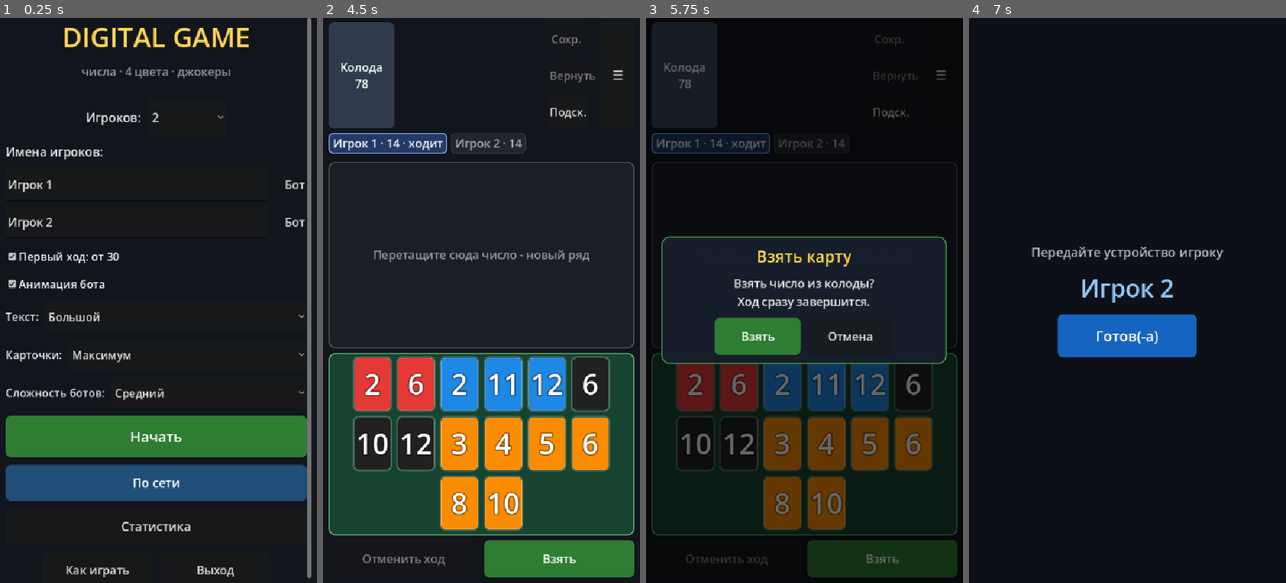
Above: before the commit, frames 1-4 (left to right).
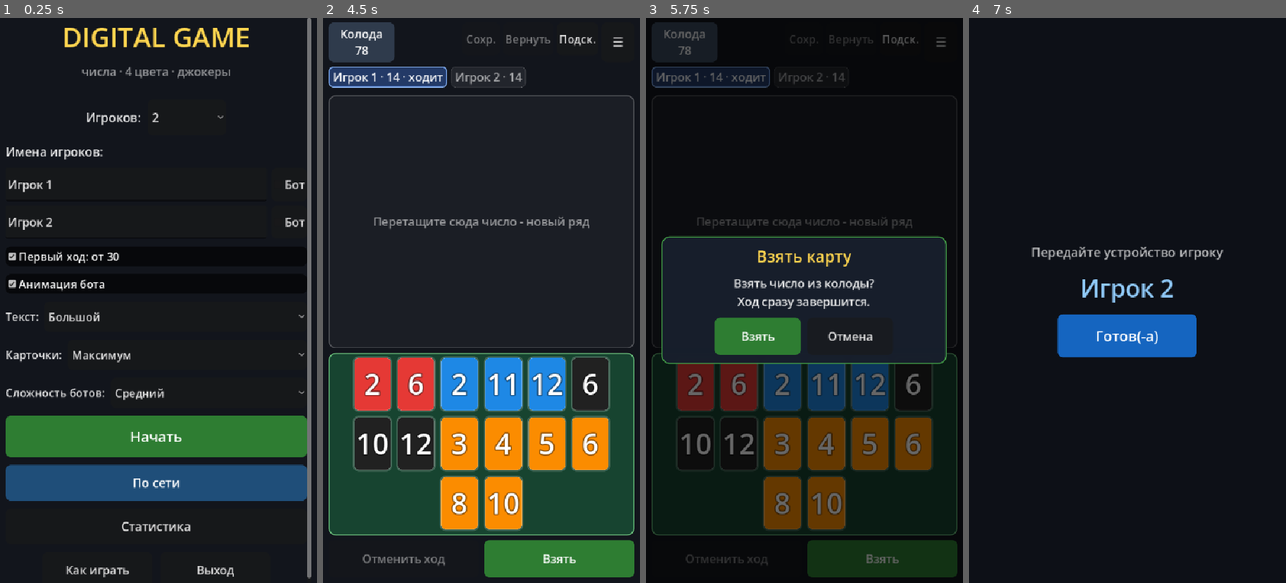
Above: after the commit, the same moments.

Repository: victor-osipov-dev/digital_game
Game: Godot game, scene res://scenes/main_menu.tscn
The game is run twice, just before and just after one commit, with the same random seed, the same clock (stepped at 60 frames per second) and the same inputs.
Inputs:
- Up to frame 1 (0.25 s): no input
- Up to frame 2 (4.5 s): click "Начать" at 0.5 s; click "Колода 78" at 1.25 s; click "Подск." at 2 s; click "☰" at 2.75 s; click "Взять" at 3.5 s; click "Готов(-а)" at 4.25 s
- Up to frame 3 (5.75 s): click "Колода 78" at 5 s
- Up to frame 4 (7 s): click "Взять" at 5.75 s; click "Колода 77" at 6.5 s

The runs differ from the first frame. In frame 2, 7.0% of the frame differs, in the area x 1-99%, y 2-59%; in frame 3, 3.8%; in frame 4, nothing differs.

Commit message:
Частые кнопки горизонтально + единый стиль кнопок
- частые кнопки всегда в строке и всегда в одну линию: если не
  влезают даже без редких, шрифт ужимается (высота та же) — на
  телефоне три компактные кнопки вместо столбика; ширина ряда
  задана явно суммой кнопок, вложенный Flow не схлопывается
- единообразие: общая тема UiTheme клонирует дефолтные стильбоксы
  движка и правит только радиус (10) — цвета и шрифты не трогает;
  подключена в меню, лобби и игре
- регрессия: компакт-режим на узком экране, аудит радиуса всех
  кнопок трёх сцен

Co-Authored-By: Claude Opus 5 (1M context) <noreply@anthropic.com>

Diff:
--- a/scripts/ui/game.gd
+++ b/scripts/ui/game.gd
@@ -9,6 +9,7 @@
 # редактора и на новом файле отстаёт — см. «Identifier "ScrollDrag" not
 # declared in the current scope».
 const ScrollDragClass := preload("res://scripts/ui/scroll_drag.gd")
+const UiThemeClass := preload("res://scripts/ui/ui_theme.gd")
 # Черновик стола шлём повторно, пока ход не завершён, — иначе соперник
 # с потерянным пакетом или вошедший посреди хода увидит пустой стол.
 const DRAFT_RESEND_MS := 3000
@@ -57,6 +58,7 @@
 var _settings_rows: Array = []
 var _top_actions: FlowContainer = null
 var _top_action_buttons: Array = []
+var _top_pinned: Array = []
 var _top_overflow: Array = []
 var _burger_btn: Button = null
 var _burger_panel: PanelContainer = null
@@ -184,6 +186,8 @@
 
 func _build_ui() -> void:
 	set_anchors_and_offsets_preset(Control.PRESET_FULL_RECT)
+	# Единый вид кнопок (скругление 10) — дальше по дереву наследуют все.
+	theme = UiThemeClass.shared()
 
 	var bg := ColorRect.new()
 	bg.color = Color("12151C")
@@ -274,6 +278,7 @@
 	]
 	# Частые кнопки живут в строке всегда и в бургер не уезжают:
 	# прятать «Сохранить»/«Вернуть»/«Подсказку» за тремя тапами нельзя.
+	_top_pinned = [cp_save_btn, cp_restore_btn, hint_btn]
 	_top_overflow = [help_btn, settings_btn, menu_btn]
 	_burger_btn = Button.new()
 	_burger_btn.text = "☰"
@@ -680,11 +685,24 @@
 		return
 	for btn in _top_action_buttons:
 		(btn as Button).text = String((btn as Button).get_meta("short_text"))
+		(btn as Button).add_theme_font_size_override("font_size", Settings.fs(15))
 	var have := maxf(get_viewport_rect().size.x - 20.0, 200.0)
-	var need := deck_button.get_combined_minimum_size().x
+	var deck_need := deck_button.get_combined_minimum_size().x
+	var need := deck_need
 	for btn in _top_action_buttons:
 		need += 6.0 + _top_button_need(btn as Button)
 	var collapse := need > have
+	# Частые кнопки всегда в строке и всегда горизонтально: если они
+	# не влезают даже без редких, ужимаем шрифт (высоту не трогаем) —
+	# на телефоне три компактные кнопки лучше столбика.
+	if collapse:
+		var need_pinned := deck_need + 6.0 + 60.0
+		for b in _top_pinned:
+			need_pinned += 6.0 + _top_button_need(b as Button)
+		if need_pinned > have:
+			for b in _top_pinned:
+				(b as Button).add_theme_font_size_override("font_size",
+					mini(Settings.fs(15), 14))
 	for btn in _top_action_buttons:
 		var b := btn as Button
 		var in_overflow := _top_overflow.has(b)
@@ -701,6 +719,19 @@
 			target.add_child(b)
 	_top_actions.visible = true
 	_burger_btn.visible = collapse
+	# Ширину ряда задаём явно суммой кнопок: вложенный FlowContainer сам
+	# ужался бы до одной кнопки, и частые снова встали бы столбиком.
+	var row_w := 0.0
+	var first_in_row := true
+	for ch in _top_actions.get_children():
+		var c := ch as Control
+		if c == null:
+			continue
+		row_w += c.get_combined_minimum_size().x
+		if not first_in_row:
+			row_w += 6.0
+		first_in_row = false
+	_top_actions.custom_minimum_size = Vector2(row_w, 0)
 	var was_collapsed := _top_collapsed
 	_top_collapsed = collapse
 	if not collapse:
--- a/scripts/ui/main_menu.gd
+++ b/scripts/ui/main_menu.gd
@@ -4,6 +4,8 @@
 # кэша редактора, а на новом файле кэш отстаёт — см. ошибку
 # «Identifier "ScrollDrag" not declared».
 const ScrollDragClass := preload("res://scripts/ui/scroll_drag.gd")
+# preload, а не class_name: см. комментарий выше про кэш редактора.
+const UiThemeClass := preload("res://scripts/ui/ui_theme.gd")
 
 var count_option: OptionButton = null
 var names_box: VBoxContainer = null
@@ -150,6 +152,8 @@
 
 func _build_ui() -> void:
 	set_anchors_and_offsets_preset(Control.PRESET_FULL_RECT)
+	# Единый вид кнопок (скругление 10) — дальше по дереву наследуют все.
+	theme = UiThemeClass.shared()
 
 	var bg := ColorRect.new()
 	bg.color = Color("12151C")
--- a/scripts/ui/online_lobby.gd
+++ b/scripts/ui/online_lobby.gd
@@ -10,6 +10,9 @@
 #
 # Кто где настоящий: сервер держит партию, здесь мы только спрашиваем
 # «что там» и отправляем «хочу».
+# preload, а не class_name: глобальный список классов читается из кэша
+# редактора и на новом файле отстаёт.
+const UiThemeClass := preload("res://scripts/ui/ui_theme.gd")
 
 # Комнат на странице списка: строкам с названиями нужно место, а
 # страница не резиновая — остальное листается пагинацией.
@@ -1286,6 +1289,8 @@
 	if _overlay != null:
 		return
 	set_anchors_and_offsets_preset(Control.PRESET_FULL_RECT)
+	# Единый вид кнопок (скругление 10) — дальше по дереву наследуют все.
+	theme = UiThemeClass.shared()
 	visible = false
 	mouse_filter = Control.MOUSE_FILTER_STOP
 
--- /dev/null
+++ b/scripts/ui/ui_theme.gd
@@ -0,0 +1,36 @@
+extends RefCounted
+
+# Единый вид кнопок: одно скругление везде. Цвета и шрифты тема не
+# трогает (у акцентных кнопок свои), только форму: клонируем дефолтные
+# стильбоксы движка и правим в них исключительно радиус. Поэтому любая
+# кнопка без явного оверрайда выглядит так же, как с ним.
+#
+# Без class_name специально: файл новый, а глобальные имена берутся из
+# кэша редактора (см. комментарий про preload в main_menu.gd). Все три
+# сцены подключают через preload-константу UiThemeClass.
+const CORNER := 10
+
+static var _theme: Theme = null
+
+
+static func shared() -> Theme:
+	if _theme != null:
+		return _theme
+	_theme = Theme.new()
+	# Дефолты берём с живого зонда, а не из ThemeDB: так тема строится
+	# на любом движке и точно повторяет его цвета и поля.
+	var probe := Button.new()
+	var probe_opt := OptionButton.new()
+	for cls in ["Button", "OptionButton"]:
+		var sample: Control = probe if cls == "Button" else probe_opt
+		for state in ["normal", "hover", "pressed", "disabled", "focus"]:
+			var src := sample.get_theme_stylebox(state)
+			# Клонируем только плоские: пустые (focus) и прочие особые
+			# стили оставляем дефолтными, иначе кнопка потеряла бы фон.
+			if src is StyleBoxFlat:
+				var sb := (src as StyleBoxFlat).duplicate() as StyleBoxFlat
+				sb.set_corner_radius_all(CORNER)
+				_theme.set_stylebox(state, cls, sb)
+	probe.free()
+	probe_opt.free()
+	return _theme
--- a/tests/check_mobilerelayout.gd
+++ b/tests/check_mobilerelayout.gd
@@ -63,6 +63,7 @@
 var fails := 0
 var _bad: Array = []
 var _ctx := ""
+var _audited := false
 
 
 func _initialize() -> void:
@@ -110,6 +111,12 @@
 	var menu: Node = await _menu()
 	if menu == null:
 		return
+	if not _audited:
+		_audited = true
+		_audit_buttons(menu, "main_menu")
+		var lob: Node = menu.get("online_lobby")
+		if lob != null:
+			_audit_buttons(lob, "online_lobby")
 	var lobby: Node = menu.get("online_lobby")
 	if lobby == null:
 		_fail("нет сетевого меню")
@@ -460,6 +467,22 @@
 	return null
 
 
+## Единообразие кнопок: эффективный normal-стильбокс с радиусом 10
+## у каждой кнопки (чекбоксы — не в счёт, у них своя иконка).
+func _audit_buttons(node: Node, where: String) -> void:
+	if node is Button and not (node is CheckBox):
+		var b := node as Button
+		var sb := b.get_theme_stylebox("normal")
+		if sb is StyleBoxFlat:
+			var r: int = (sb as StyleBoxFlat).corner_radius_top_left
+			if r != 10:
+				_fail("%s: кнопка «%s» радиус %d, а не 10" % [where, b.text.left(20), r])
+		else:
+			_fail("%s: кнопка «%s» без плоского стиля" % [where, b.text.left(20)])
+	for child in node.get_children():
+		_audit_buttons(child, where)
+
+
 ## Автообновление списка комнат: тикает раз в 10 с, сам не стартует,
 ## вне комнатной страницы молча ничего не делает (без сети в тесте —
 ## просто возвращается).
--- a/tests/check_scene.gd
+++ b/tests/check_scene.gd
@@ -116,6 +116,8 @@
 	_flow_center_checks()
 	await _burger_checks()
 	await _topbar_width_checks()
+	await _topbar_compact_checks()
+	_button_radius_audit(inst)
 	_confirm_checks()
 	inst.free()
 	inst = null
@@ -262,6 +264,67 @@
 		await process_frame
 
 
+func _topbar_compact_checks() -> void:
+	# Узкий экран + гигантский текст: частые кнопки остаются в строке
+	# (компактные, в одну линию), редкие — в бургере.
+	var saved_base := root.content_scale_size
+	var saved_size := root.size
+	var saved_scale: int = settings.text_scale
+	settings.text_scale = 3
+	root.content_scale_size = Vector2i(320, 640)
+	root.size = Vector2i(360, 800)
+	for i in range(3):
+		await process_frame
+	inst.call("_sync_top_bar")
+	for i in range(2):
+		await process_frame
+	var bar = inst.get("_top_actions")
+	var box = inst.get("_burger_box")
+	check(bool(inst.get("_top_collapsed")), "narrow giant screen uses burger for rare actions")
+	var ys := []
+	for b in (inst.get("_top_action_buttons") as Array):
+		var btn := b as Button
+		if (inst.get("_top_overflow") as Array).has(btn):
+			check(btn.get_parent() == box, "rare action in burger on narrow")
+		else:
+			check(btn.get_parent() == bar, "frequent action stays in bar on narrow")
+			ys.append(btn.get_global_rect().position.y)
+			var font: Font = btn.get_theme_font("font")
+			var want := 0.0
+			if font != null:
+				want = font.get_string_size(btn.text, HORIZONTAL_ALIGNMENT_LEFT, -1,
+					btn.get_theme_font_size("font_size")).x
+			check(btn.size.x + 1.0 >= want,
+				"compact button «%s» fits text (%.0f vs %.0f)" % [btn.text, btn.size.x, want])
+	var flat := true
+	for y in ys:
+		if absf(float(y) - float(ys[0])) > 2.0:
+			flat = false
+	check(flat, "frequent actions share one line, ys=%s" % [ys])
+	root.content_scale_size = saved_base
+	root.size = saved_size
+	settings.text_scale = saved_scale
+	inst.call("_sync_top_bar")
+	for i in range(2):
+		await process_frame
+
+
+## Все кнопки — с одним скруглением: эффективный стильбокс normal
+## обязан иметь радиус UiTheme.CORNER. Чекбоксы не кнопки вида ради —
+## пропускаем, у них своя иконка.
+func _button_radius_audit(node: Node) -> void:
+	if node is Button and not (node is CheckBox):
+		var b := node as Button
+		var sb := b.get_theme_stylebox("normal")
+		if sb is StyleBoxFlat:
+			var r: int = (sb as StyleBoxFlat).corner_radius_top_left
+			check(r == 10, "button «%s» corner radius 10, got %d" % [b.text.left(20), r])
+		else:
+			check(false, "button «%s» normal stylebox is flat" % b.text.left(20))
+	for child in node.get_children():
+		_button_radius_audit(child)
+
+
 func _confirm_checks() -> void:
 	# Свой диалог вместо системного: тексты подменяются, действие одно,
 	# отмена и тап мимо ничего не запускают.
